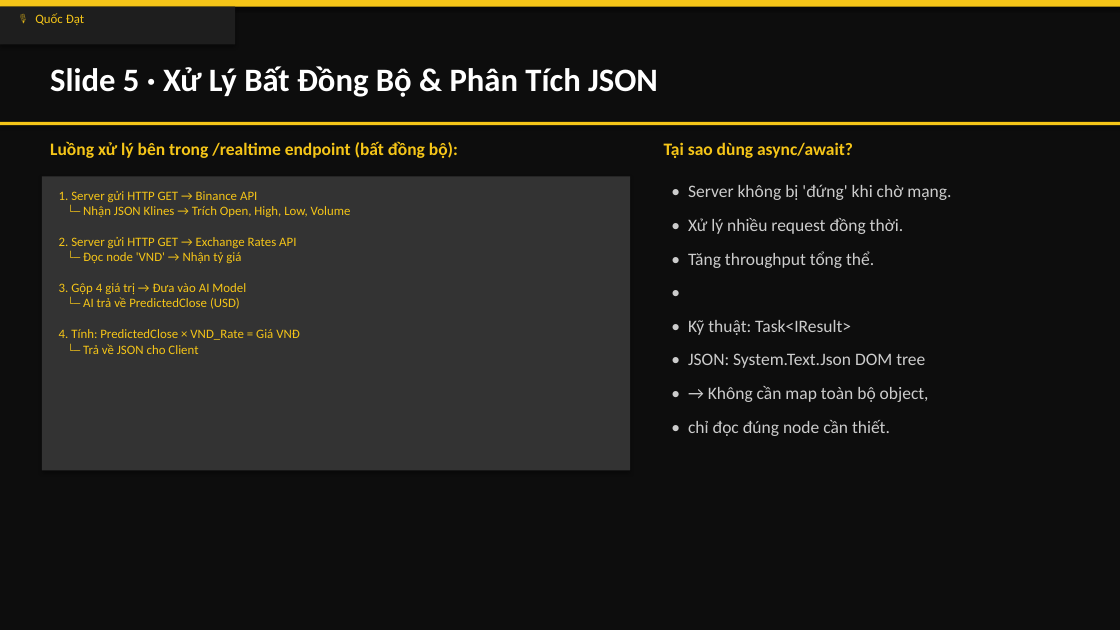
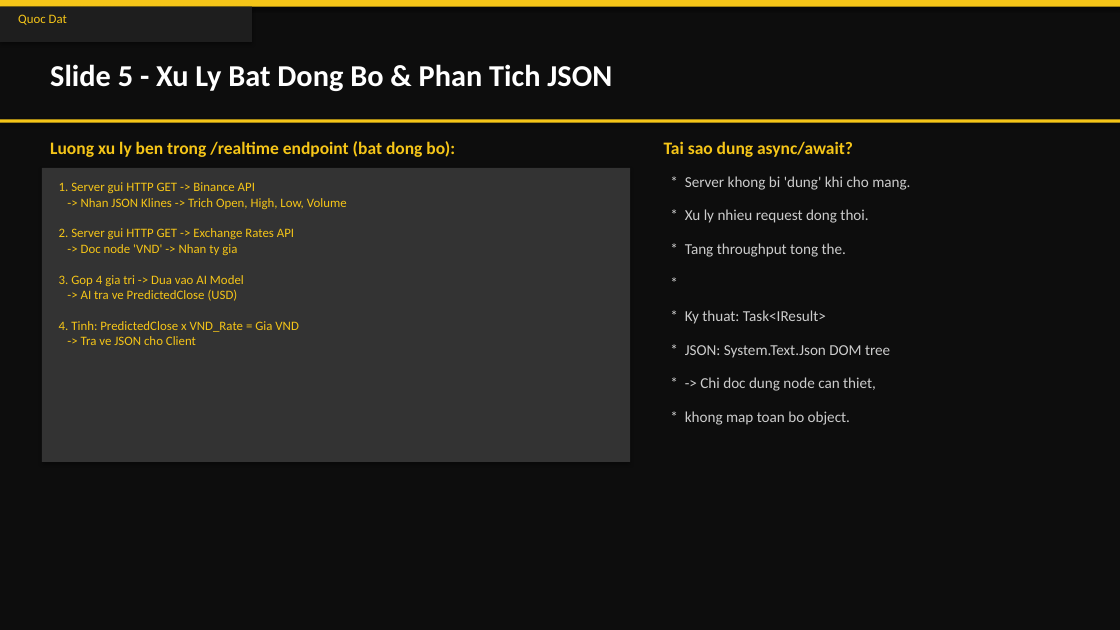
Before and after one commit to ThanhTrunggDEV/Group3, a slide deck: slide 6 of X-AURUM_Presentation.pptx. Drawn at 1120x630 pixels with LibreOffice and Linux fonts; fonts in the diff are those of the drawing. Boxes give left, top, right and bottom in pixels: in the first picture for what was removed or moved away, otherwise in the second. Text is boxed around its words. In the diff, an @@ line names an element or a change of style, - is before the commit and + after.

```diff
--- a/X-AURUM_Presentation.pptx
+++ b/X-AURUM_Presentation.pptx
@@ rectangle: place and size @@
-rectangle at (0, 7, 235, 45)
+rectangle at (0, 7, 252, 42)
@@ text at (18, 14, 67, 25): text changed @@
-🎙 Quốc Đạt
+Quoc Dat
@@ text at (50, 64, 612, 91): text changed; size 28 to 26 pt @@
-Slide 5 · Xử Lý Bất Đồng Bộ & Phân Tích JSON
+Slide 5 - Xu Ly Bat Dong Bo & Phan Tich JSON
@@ text at (50, 141, 455, 157): text changed @@
-Luồng xử lý bên trong /realtime endpoint (bất đồng bộ):
+Luong xu ly ben trong /realtime endpoint (bat dong bo):
@@ text at (664, 141, 853, 157): text changed @@
-Tại sao dùng async/await?
+Tai sao dung async/await?
@@ rectangle: place and size @@
-rectangle at (42, 176, 630, 471)
+rectangle at (42, 168, 630, 462)
@@ text at (685, 176, 910, 190): text changed; size 15 to 13 pt @@
-• Server không bị 'đứng' khi chờ mạng.
+* Server khong bi 'dung' khi cho mang.
@@ text at (59, 182, 347, 345): text changed @@
-1. Server gửi HTTP GET → Binance API
-└─ Nhận JSON Klines → Trích Open, High, Low, Volume
-2. Server gửi HTTP GET → Exchange Rates API
-└─ Đọc node 'VND' → Nhận tỷ giá
-3. Gộp 4 giá trị → Đưa vào AI Model
-└─ AI trả về PredictedClose (USD)
-4. Tính: PredictedClose × VND_Rate = Giá VNĐ
-└─ Trả về JSON cho Client
+1. Server gui HTTP GET -> Binance API
+-> Nhan JSON Klines -> Trich Open, High, Low, Volume
+2. Server gui HTTP GET -> Exchange Rates API
+-> Doc node 'VND' -> Nhan ty gia
+3. Gop 4 gia tri -> Dua vao AI Model
+-> AI tra ve PredictedClose (USD)
+4. Tinh: PredictedClose x VND_Rate = Gia VND
+-> Tra ve JSON cho Client
@@ text at (685, 209, 868, 223): text changed; size 15 to 13 pt @@
-• Xử lý nhiều request đồng thời.
+* Xu ly nhieu request dong thoi.
@@ text at (655, 269, 1084, 302): text changed; size 15 to 13 pt @@
-•
+*
@@ text at (685, 243, 846, 257): text changed; size 15 to 13 pt @@
-• Tăng throughput tổng thể.
+* Tang throughput tong the.
@@ text at (685, 310, 826, 324): text changed; size 15 to 13 pt @@
-• Kỹ thuật: Task<IResult>
+* Ky thuat: Task<IResult>
@@ text at (685, 345, 890, 358): text changed; size 15 to 13 pt @@
-• JSON: System.Text.Json DOM tree
+* JSON: System.Text.Json DOM tree
@@ text at (700, 377, 876, 391): text changed; size 15 to 13 pt @@
-• → Không cần map toàn bộ object,
+* -> Chi doc dung node can thiet,
@@ text at (685, 411, 850, 425): text changed; size 15 to 13 pt @@
-• chỉ đọc đúng node cần thiết.
+* khong map toan bo object.
```
Also in this commit, not shown: 5 other slides changed, 8 slides added, 8 slides removed, 1 other file.
